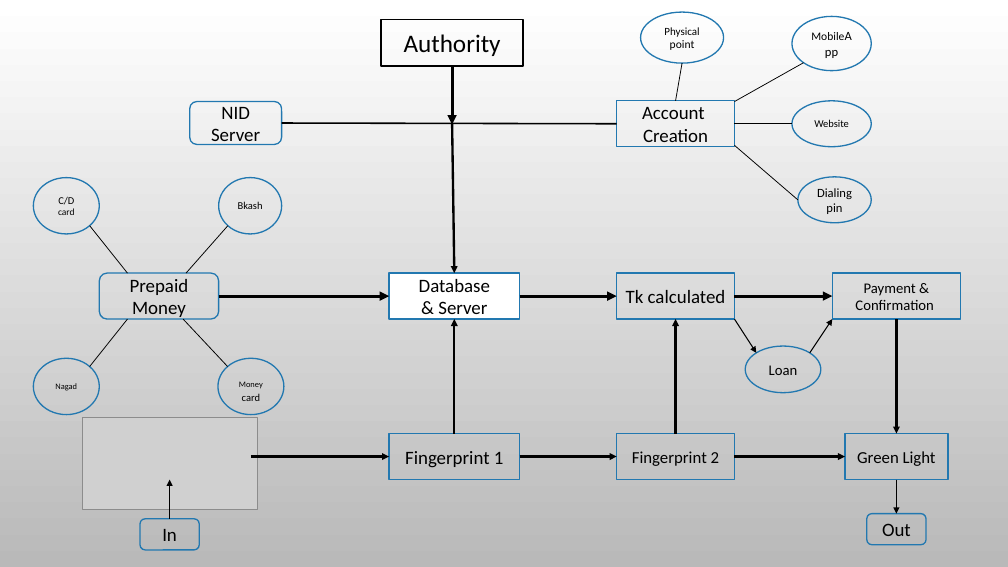
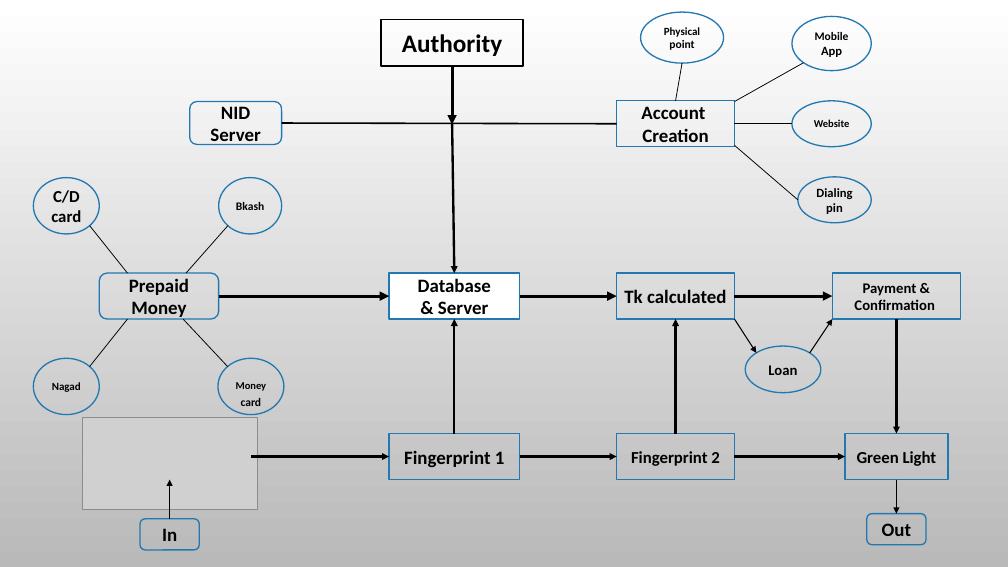
Before and after one commit to jubair172359/hacknsuseason4_TeamOyomoy, a slide deck: slide 6 of TeamOyomoy.pptx. Drawn at 1008x567 pixels with LibreOffice and Linux fonts; fonts in the diff are those of the drawing; grey boxes stand for pictures; background and template pictures are left out. Boxes give left, top, right and bottom in pixels: in the first picture for what was removed or moved away, otherwise in the second. Text is boxed around its words. In the diff, an @@ line names an element or a change of style, - is before the commit and + after.

```diff
--- a/TeamOyomoy.pptx
+++ b/TeamOyomoy.pptx
@@ bold on in 15 elements at [389, 273, 520, 319], [617, 273, 735, 319], [845, 434, 948, 480], [389, 434, 520, 480], [617, 434, 735, 480], [833, 273, 961, 319], [99, 273, 219, 319], [617, 101, 735, 147], [792, 17, 872, 71], [792, 101, 872, 147], [640, 12, 724, 64], [798, 177, 871, 223], [190, 101, 282, 144], [746, 346, 821, 393], [381, 20, 523, 66] @@
@@ ellipse "C/D card" at [33, 178, 99, 234]: size 10 to 16 pt in "C/D"; size 9 to 16 pt in "card"; bold on @@
@@ ellipse "Bkash" at [219, 178, 281, 234]: size 10 to 11 pt, bold on @@
@@ ellipse "Nagad" at [33, 358, 99, 415]: size 8 to 10.5 pt, bold on @@
@@ ellipse "Money card" at [218, 358, 284, 415]: size 8 to 10 pt in "Money"; size 10 to 11 pt in "card"; bold on @@
```
Also in this commit, not shown: 12 other slides changed.
